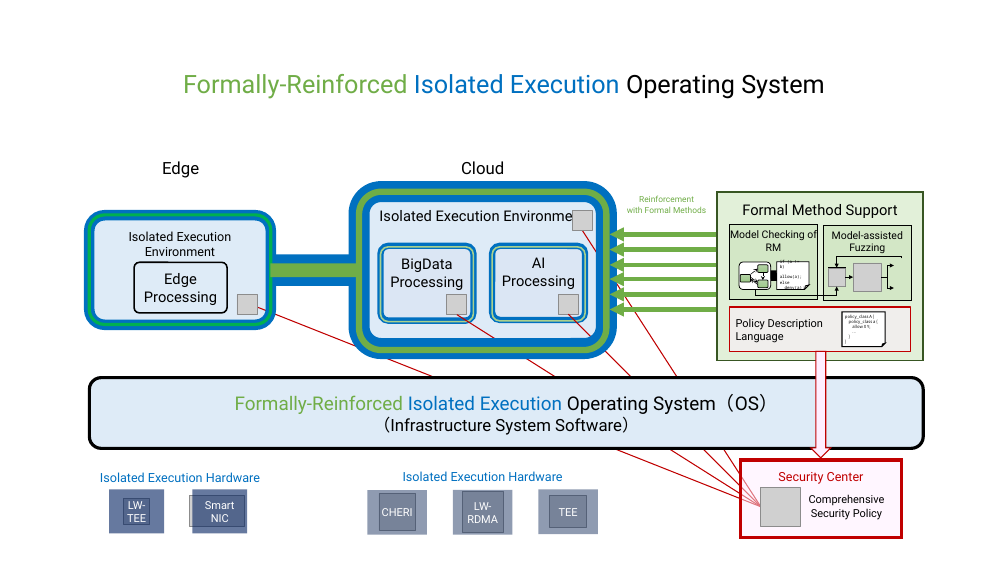
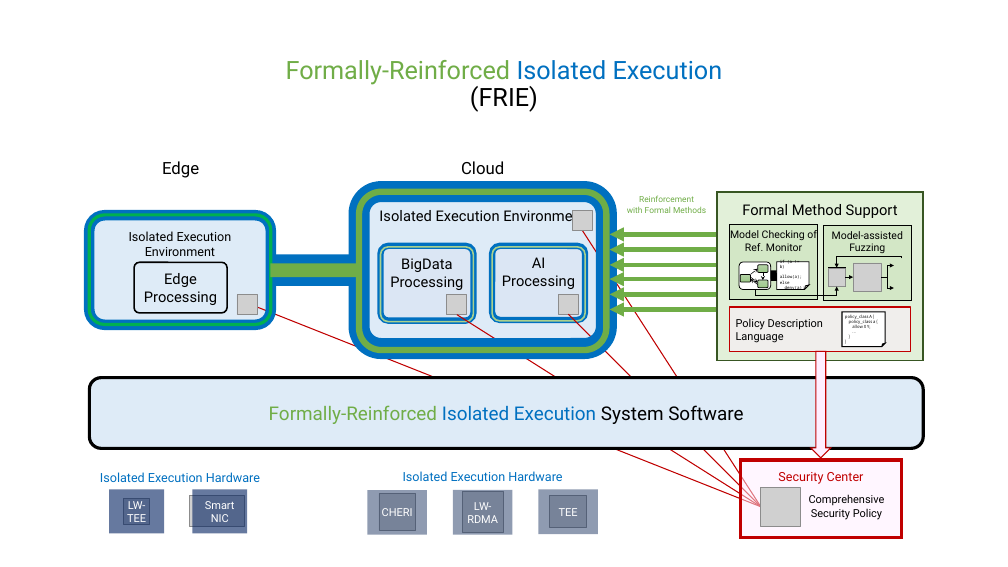
Before and after one commit to s5crest-shina/s5crest-shina.github.io, a slide deck: slide 2 of assets/media/figure.pptx. Drawn at 1008x567 pixels with LibreOffice and Linux fonts; fonts in the diff are those of the drawing; grey boxes stand for pictures; background and template pictures are left out. Boxes give left, top, right and bottom in pixels: in the first picture for what was removed or moved away, otherwise in the second. Text is boxed around its words. In the diff, an @@ line names an element or a change of style, - is before the commit and + after.

```diff
--- a/assets/media/figure.pptx
+++ b/assets/media/figure.pptx
@@ title at [286,60,723,112]: text changed @@
-Formally-Reinforced Isolated Execution Operating System
+Formally-Reinforced Isolated Execution
+(FRIE)
@@ text in rounded rectangle at [730,230,817,251]: text changed @@
-Model Checking of RM
+Model Checking of Ref. Monitor
@@ text in rounded rectangle at [269,405,743,424]: text changed; text colour #000000 to #70AD47 @@
-Formally-Reinforced Isolated Execution Operating System（OS）
-（Infrastructure System Software）
+Formally-Reinforced Isolated Execution System Software
```
Also in this commit, not shown: 2 other slides changed, 21 other files.
